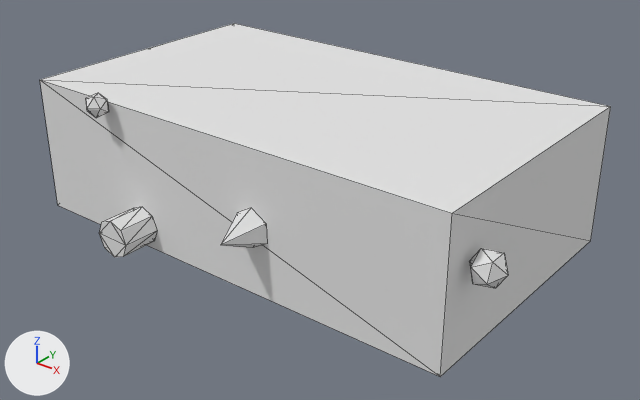
A saved change to the glTF model public/Objects/object03_medium.glb.
The view is the same before and after, from a 50 mm lens placed at (3.65, -4.5, 2.49), pointed at (0.12, -0.07, -0.26). The axes (+X, +Y, +Z) are drawn at lower left. The lights are the same throughout. The first picture is the older version. Mesh edges are drawn as thin lines. Vertices at exactly the same position are counted once.

Names of what the first picture shows: 'object03_medium'.
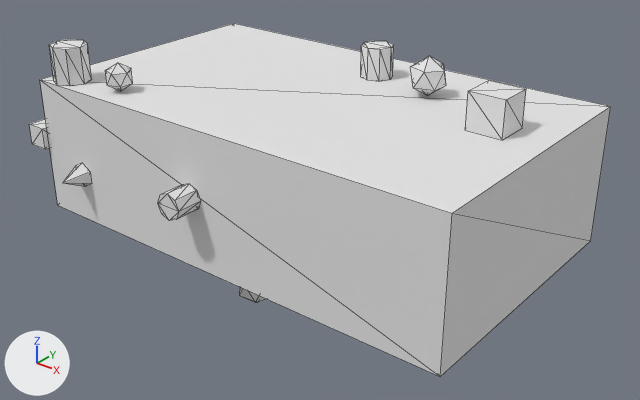
What differs and where, as boxes [x1, y1, x2, y2] in the pictures (640 x 400 px; the box of a moved part takes in the faces that stretch with it):
'object03_medium', reshaped: before [40, 23, 611, 377]; after [29, 23, 611, 377]
part 1 of me_cube_024, moved or reshaped: before [99, 207, 157, 257]; after [361, 41, 394, 82]
part 2 of me_cube_024, added: after [63, 163, 92, 187]
part 3 of me_cube_024, added (mostly hidden): after [239, 287, 265, 302]
part 4 of me_cube_024, moved or reshaped: before [86, 93, 109, 118]; after [410, 56, 446, 96]
part 5 of me_cube_024, added: after [158, 184, 201, 221]
part 6 of me_cube_024, moved or reshaped (not visible before): after [29, 119, 50, 149]
part 7 of me_cube_024, added: after [49, 39, 92, 86]
part 8 of me_cube_024, added: after [465, 81, 526, 140]
part 9 of me_cube_024, moved or reshaped: before [469, 248, 508, 288]; after [105, 63, 133, 91]
part 10 of me_cube_024, deleted: before [221, 208, 267, 248]

Patch to the scene script:
```diff
--- a/public/Objects/object03_medium.glb.py
+++ b/public/Objects/object03_medium.glb.py
@@ me_cube_024 @@
 # used by ob_object03_medium; location = (0.0, 0.0, 0.0)
-me_cube_024.from_pydata(...)  # 90 vertices, 144 faces; spans x -1.88..1.93, y -1.28..1.27, z -0.75..0.57
+me_cube_024.from_pydata(...)  # 143 vertices, 234 faces; spans x -1.92..1.7, y -1.19..1.27, z -0.77..0.78
+# me_cube_024 part 1: the loose piece of 16 vertices spanning x -0.84..-0.56, y -1.27..-1.0, z -0.48..-0.2 is turned -90 degrees about the x axis through its middle and scaled by 0.845, then moved by (0.84, 1.69, 0.96)
+# me_cube_024 part 2: a new loose piece, a 6-sided cone pointing to -y spanning x -1.4..-1.24, y -1.19..-1.0, z -0.23..-0.04, in mat_mat_object03_medium (white #e5e5e5)
+# me_cube_024 part 3: a new loose piece, an icosphere of 20 faces spanning x -0.01..0.23, y -0.87..-0.63, z -0.77..-0.5, in mat_mat_object03_medium (white #e5e5e5)
+# me_cube_024 part 4: the loose piece of 12 vertices spanning x -1.03..-0.88, y -1.17..-1.0, z 0.42..0.57 is turned -90 degrees about the x axis through its middle and scaled by 1.63, then moved by (1.6, 1.51, 0.14)
+# me_cube_024 part 5: a new loose piece, an 8-sided cylinder along y spanning x -0.31..-0.12, y -1.19..-1.0, z -0.08..0.11, in mat_mat_object03_medium (white #e5e5e5)
+# me_cube_024 part 6: the loose piece of 8 vertices spanning x -1.88..-1.7, y 0.16..0.34, z 0.25..0.43 is moved by (0.01, -1.21, -0.29)
+# me_cube_024 part 7: a new loose piece, an 8-sided cylinder along z spanning x -1.63..-1.37, y -1.0..-0.73, z 0.5..0.76, in mat_mat_object03_medium (white #e5e5e5)
+# me_cube_024 part 8: a new loose piece, a box spanning x 1.17..1.43, y 0.03..0.28, z 0.5..0.75, in mat_mat_object03_medium (white #e5e5e5)
+# me_cube_024 part 9: the loose piece of 12 vertices spanning x 1.7..1.93, y -0.88..-0.68, z 0.02..0.23 is turned -90 degrees about the y axis through its middle and scaled by 0.875, then moved by (-2.87, -0.03, 0.47)
+# me_cube_024 part 10: the loose piece of 7 vertices spanning x 0.21..0.45, y -1.28..-1.0, z -0.17..0.11 is deleted
+# other edits to the shape of me_cube_024 do not show in these pictures
 me_cube_024.materials.append(mat_mat_object03_medium)
```
